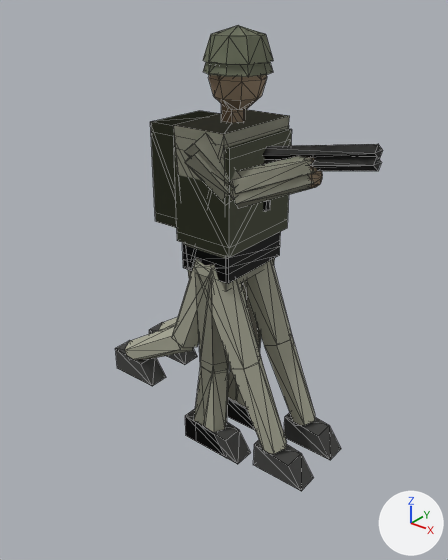
Before and after pictures for a commit that changed the glTF model art/models/inf.glb.
The view is the same before and after, from a camera (50 mm lens) standing at (1.49, -1.91, 1.99) and looking at (0.01, -0.07, 0.84). Arrows for +X, +Y and +Z are at lower right; the lights stay in place. The older version comes first. Mesh edges are drawn as thin lines.

In view in the first picture: 'hull', 'pose1', 'pose2', 'pose3'.
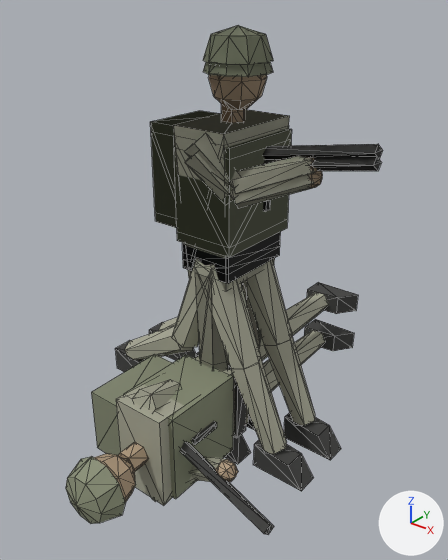
Changed parts and their boxes (x1, y1, x2, y2) in the pictures (448 x 560 px):
```json
{"object": "dead", "change": "added", "after": [66, 282, 358, 535], "faces in mat_olive": [66, 354, 233, 524], "faces in mat_body": [116, 292, 328, 506], "faces in mat_dark": [180, 282, 358, 535], "faces in mat_wood": [94, 442, 238, 503]}
```

Edits to the scene script, one JSON object a line:
```json
{"op": "add", "block": "me_dead", "code": ["me_dead = bpy.data.meshes.new('dead')", "me_dead.from_pydata(...)  # 281 vertices, 498 faces; spans x -0.3..0.62, y -0.94..0.9, z 0.0..0.54", "# faces by material slot: [168, 60, 62, 208]", "me_dead.materials.append(mat_body)", "me_dead.materials.append(mat_dark)", "me_dead.materials.append(mat_olive)", "me_dead.materials.append(mat_wood)"]}
{"op": "add", "block": "ob_dead", "code": ["ob_dead = bpy.data.objects.new('dead', me_dead)", "ob_dead.location = (0.0, 0.0, 0.0)"]}
```
